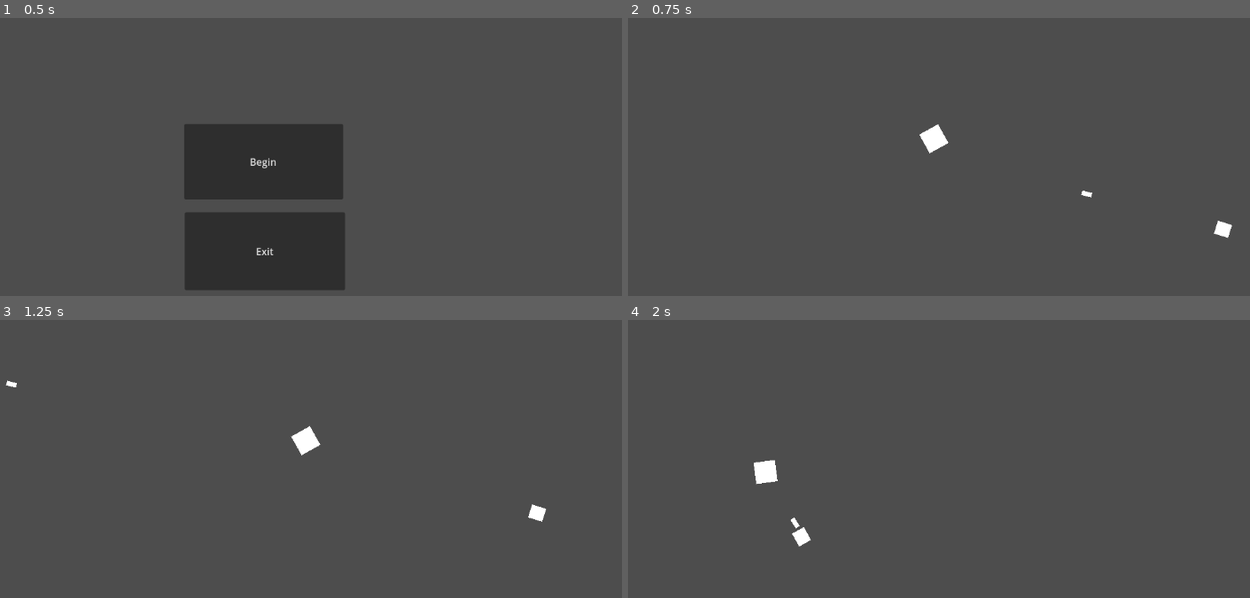
Above: before the commit, frames 1-4 (two rows, left to right).
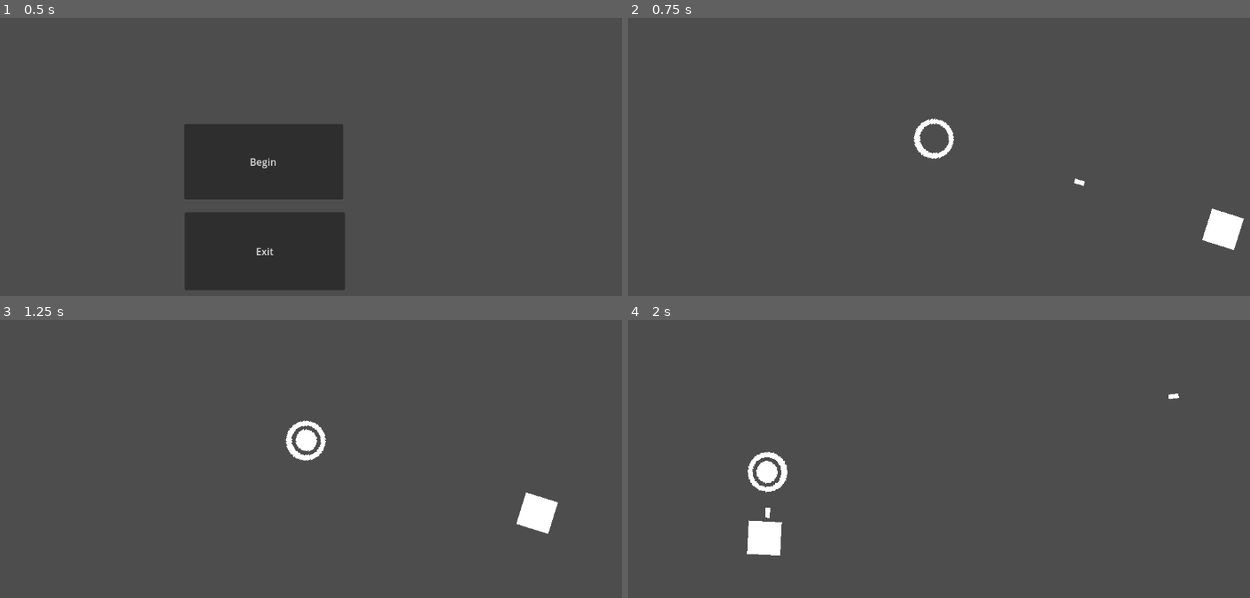
Above: after the commit, the same moments.

Repository: QuiescentTrip/Tavern-GameJam
Game: Godot game, scene res://Title.tscn
Same seed, same stepped clock (60 frames per second), same inputs: the game is played once before the commit and once after it.
Inputs (mouse positions are in pixels of both pictures, inside the frame that each line leads up to):
- Up to frame 1 (0.5 s): no input
- Up to frame 2 (0.75 s): click "Begin" at 0.5 s
- Up to frame 3 (1.25 s): no input
- Up to frame 4 (2 s): move the mouse to (1069, 431) at 1.27 s; hold D (right) from 1.28 s (still down); click (1069, 431) at 1.35 s

Frame 1 is identical in both runs. In frame 2, 1.2% of the frame differs, in the area x 45-100%, y 35-84%; in frame 3, 1.0%; in frame 4, 1.3%, in the area x 19-89%, y 26-85%.

Commit message:
sprites

Diff:
--- a/Godot/Enemies/Basic_Enemy.tscn
+++ b/Godot/Enemies/Basic_Enemy.tscn
@@ -6,23 +6,22 @@
 [sub_resource type="CanvasTexture" id="CanvasTexture_im3ep"]
 
 [sub_resource type="RectangleShape2D" id="RectangleShape2D_x8d5u"]
-size = Vector2(24, 22)
+size = Vector2(54, 54)
 
 [sub_resource type="CircleShape2D" id="CircleShape2D_p6oyw"]
 
 [node name="Basic_Enemy" type="CharacterBody2D"]
-position = Vector2(7, 4)
 script = ExtResource("1_qcnfd")
 
 [node name="Sprite2D" type="Sprite2D" parent="."]
-scale = Vector2(24, 22)
+scale = Vector2(54.2369, 53.79)
 texture = SubResource("CanvasTexture_im3ep")
 
 [node name="CollisionShape2D" type="CollisionShape2D" parent="."]
 shape = SubResource("RectangleShape2D_x8d5u")
 
 [node name="Marker2D" type="Marker2D" parent="."]
-position = Vector2(17, -1)
+position = Vector2(34, 0)
 
 [node name="Area2D" type="Area2D" parent="."]
 
--- a/Godot/Player/Player.gd
+++ b/Godot/Player/Player.gd
@@ -6,10 +6,11 @@
 var damping = 12.0
 var team = 0
 var friction = 0.18
-var speed = 400
+var speed = 500
 var bulletspeed = 4000
 var empty = true
 
+@onready var AnimatedSprite = $AnimatedSprite2D
 @onready var end = $Marker2D
 #var player = preload("res://Player/Player.tscn")
 var bullet = preload("res://bullet.tscn")
@@ -40,6 +41,7 @@
 
 func fire():
 	$Shot.play()
+	AnimatedSprite.frame = 0
 	var bullet_instance = bullet.instantiate()
 	var direction = (end.global_position - global_position).normalized()
 	GlobalSignals.bullet_fired.emit(bullet_instance, end.global_position, direction, 0)
@@ -50,7 +52,9 @@
 	if !empty:
 		queue_free()
 	else:
+		AnimatedSprite.frame = 1
 		empty = false
+
 
 func bulletkill():
 	queue_free()
--- a/Godot/Player/Player.tscn
+++ b/Godot/Player/Player.tscn
@@ -1,11 +1,32 @@
-[gd_scene load_steps=5 format=3 uid="uid://cdqg41xlkfgan"]
+[gd_scene load_steps=8 format=3 uid="uid://cdqg41xlkfgan"]
 
 [ext_resource type="Script" path="res://Player/Player.gd" id="1_lx08a"]
 [ext_resource type="AudioStream" uid="uid://d02q4y7okdr0o" path="res://sfx/sound.wav" id="2_btart"]
+[ext_resource type="Texture2D" uid="uid://dpp7p5xa0deka" path="res://sprites/New Piskel.png" id="3_25vwd"]
 
 [sub_resource type="CircleShape2D" id="CircleShape2D_pd7fc"]
 
-[sub_resource type="CanvasTexture" id="CanvasTexture_pnhrr"]
+[sub_resource type="AtlasTexture" id="AtlasTexture_thuh2"]
+atlas = ExtResource("3_25vwd")
+region = Rect2(0, 0, 32, 32)
+
+[sub_resource type="AtlasTexture" id="AtlasTexture_jlkbf"]
+atlas = ExtResource("3_25vwd")
+region = Rect2(0, 32, 32, 32)
+
+[sub_resource type="SpriteFrames" id="SpriteFrames_mqnaw"]
+animations = [{
+"frames": [{
+"duration": 1.0,
+"texture": SubResource("AtlasTexture_thuh2")
+}, {
+"duration": 1.0,
+"texture": SubResource("AtlasTexture_jlkbf")
+}],
+"loop": true,
+"name": &"default",
+"speed": 5.0
+}]
 
 [node name="Player" type="CharacterBody2D"]
 scale = Vector2(2, 2)
@@ -13,14 +34,15 @@
 script = ExtResource("1_lx08a")
 
 [node name="CollisionShape2D" type="CollisionShape2D" parent="."]
+scale = Vector2(1.62924, 1.62924)
 shape = SubResource("CircleShape2D_pd7fc")
 
-[node name="Sprite2D" type="Sprite2D" parent="."]
-scale = Vector2(17.465, 17.465)
-texture = SubResource("CanvasTexture_pnhrr")
-
 [node name="Marker2D" type="Marker2D" parent="."]
-position = Vector2(15, 0)
+position = Vector2(22, 0)
 
 [node name="Shot" type="AudioStreamPlayer2D" parent="."]
 stream = ExtResource("2_btart")
+
+[node name="AnimatedSprite2D" type="AnimatedSprite2D" parent="."]
+texture_filter = 1
+sprite_frames = SubResource("SpriteFrames_mqnaw")
Binary file added: Godot/sprites/New Piskel.png
Not shown, added: Godot/sprites/New Piskel.png.import
